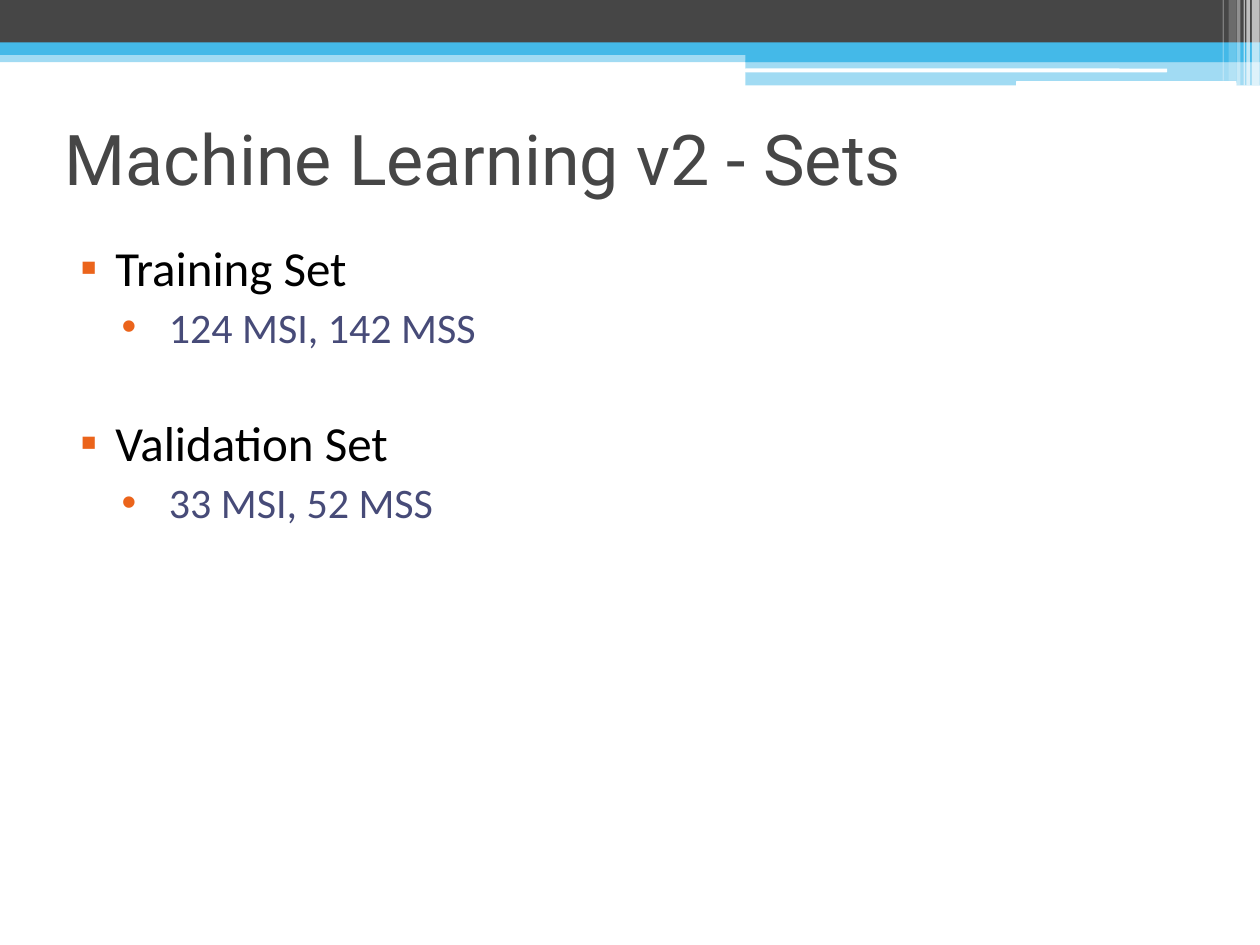
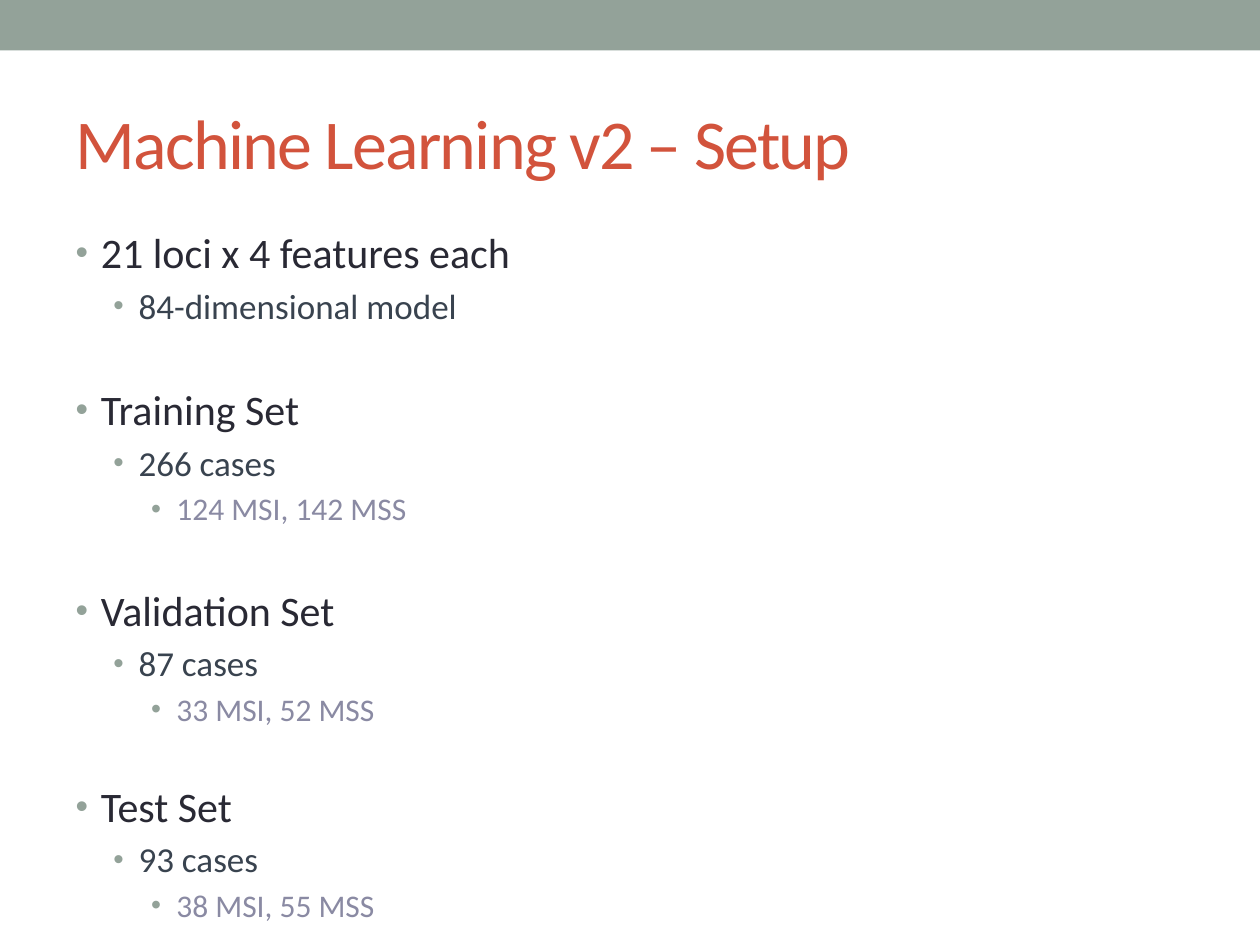
Before and after one commit to lailamargaret/Stanford-2018, a slide deck: slide 25 of MSI Project Presentation.pptx (slide 21 before the commit). Drawn at 1260x945 pixels with LibreOffice and Linux fonts; fonts in the diff are those of the drawing. Boxes give left, top, right and bottom in pixels: in the first picture for what was removed or moved away, otherwise in the second. Text is boxed around its words. In the diff, an @@ line names an element or a change of style, - is before the commit and + after.

```diff
--- a/MSI Project Presentation.pptx
+++ b/MSI Project Presentation.pptx
@@ rectangle: place and size @@
-rectangle at <box>0,0,1260,43</box>
+rectangle at <box>0,0,1260,50</box>
@@ rectangle at <box>0,0,1260,50</box>: fill #464646 to #93A299 @@
@@ rectangle removed at <box>1222,0,1223,81</box> @@
@@ rectangle removed at <box>1228,0,1236,81</box> @@
@@ rectangle removed at <box>1237,0,1241,86</box> @@
@@ rectangle removed at <box>1244,0,1245,86</box> @@
@@ rectangle removed at <box>1246,0,1250,86</box> @@
@@ rectangle removed at <box>1252,0,1260,86</box> @@
@@ rectangle removed at <box>0,50,1260,62</box> @@
@@ rectangle removed at <box>0,43,1260,55</box> @@
@@ rectangle removed at <box>746,49,1260,62</box> @@
@@ rounded rectangle removed at <box>745,68,1167,72</box> @@
@@ rectangle removed at <box>746,60,1260,86</box> @@
@@ rounded rectangle removed at <box>1016,81,1236,86</box> @@
@@ title at <box>76,120,851,181</box>: text changed; font Roboto to Calibri; text colour #464646 to #D2533C @@
-Machine Learning v2 - Sets
+Machine Learning v2 – Setup
@@ text "21 loci x 4 features ...": place and size @@
-text "21 loci x 4 features ..." at <box>115,252,475,523</box>
+text "21 loci x 4 features ..." at <box>101,239,510,921</box>
@@ text at <box>101,239,510,320</box>: paragraphs added @@
+• 21 loci x 4 features each
+  • 84-dimensional model
@@ text at <box>101,396,406,725</box>: size 28 to 24 pt, text colour #000000 to #292934 in "Training Set", "Validation Set"; size 24 to 18 pt, text colour #474B78 to #8A8AA3 in "124 MSI, 142 MSS", "33 MSI, 52 MSS"; bullet ▪ to •; more space between paragraphs; bullet colour #EB641B to #93A299; list level 2 to 3 in "124 MSI, 142 MSS"; list level 2 to 3 in "33 MSI, 52 MSS" @@
@@ text at <box>139,452,276,477</box>: paragraph added @@
+  • 266 cases
@@ text at <box>139,652,258,677</box>: paragraph added @@
+  • 87 cases
@@ text at <box>101,794,375,921</box>: paragraphs added @@
+• Test Set
+  • 93 cases
+    • 38 MSI, 55 MSS
```
Also in this commit, not shown: 23 other slides changed, 10 slides added, 3 slides removed.
